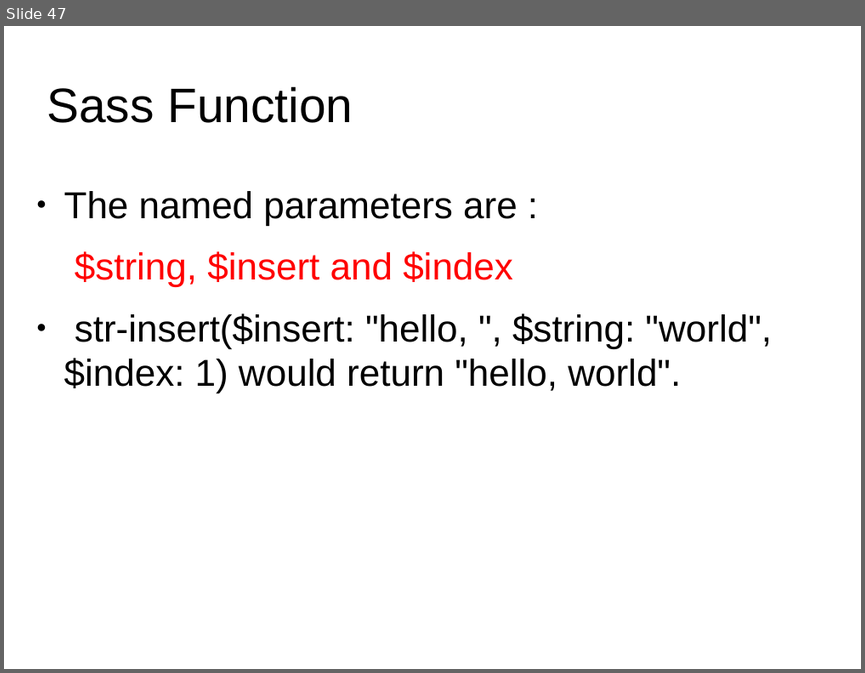
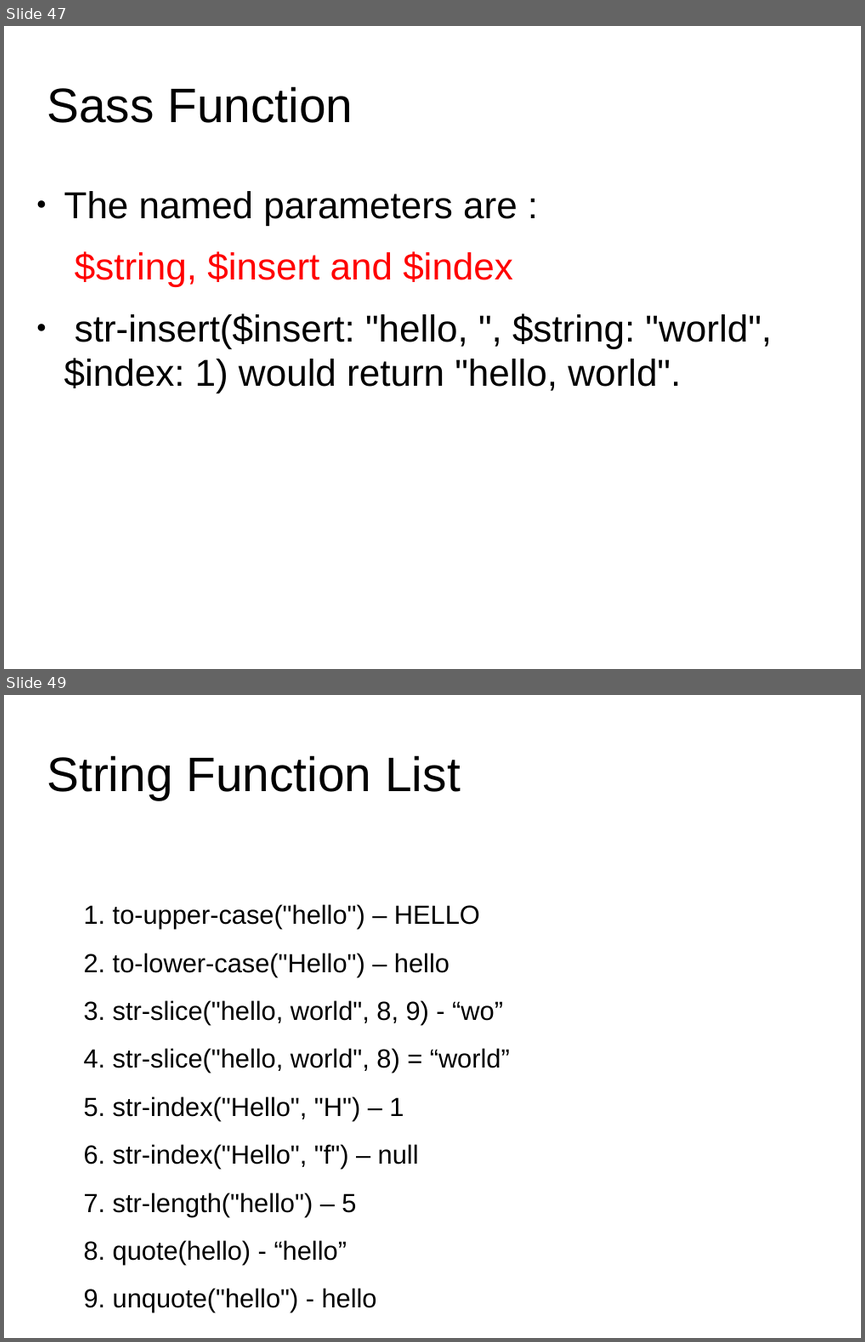
Before and after one commit to anumsh/SASS-Basics, a slide deck: SASS_basics.odp. Shown one above the other, each under a label of ours: slide 47 before the commit, slides 47 and 49 after it; the slides between them are not shown. The pictures are 865x673 and 865x1342 pixels, drawn with LibreOffice and Linux fonts; fonts in the diff are those of the drawing; background and template pictures are left out. Boxes give left, top, right and bottom in pixels: in the first picture for what was removed or moved away, otherwise in the second. Text is boxed around its words. In the diff, an @@ line names an element or a change of style, - is before the commit and + after.

Commit message:
feat: String Functions

```diff
--- a/SASS_basics.odp
+++ b/SASS_basics.odp
@@ slide 49 added at [4, 695, 861, 1338], background #FFFFFF @@
@@ title added at [46, 755, 460, 800], 44.8 pt, text #000000 @@
+String Function List
@@ text added at [84, 904, 510, 1312], 24.3 pt, text #000000 @@
+1. to-upper-case("hello") – HELLO
+2. to-lower-case("Hello") – hello
+3. str-slice("hello, world", 8, 9) - “wo”
+4. str-slice("hello, world", 8) = “world”
+5. str-index("Hello", "H") – 1
+6. str-index("Hello", "f") – null
+7. str-length("hello") – 5
+8. quote(hello) - “hello”
+9. unquote("hello") - hello
```
Also in this commit, not shown: 1 other slide added.
